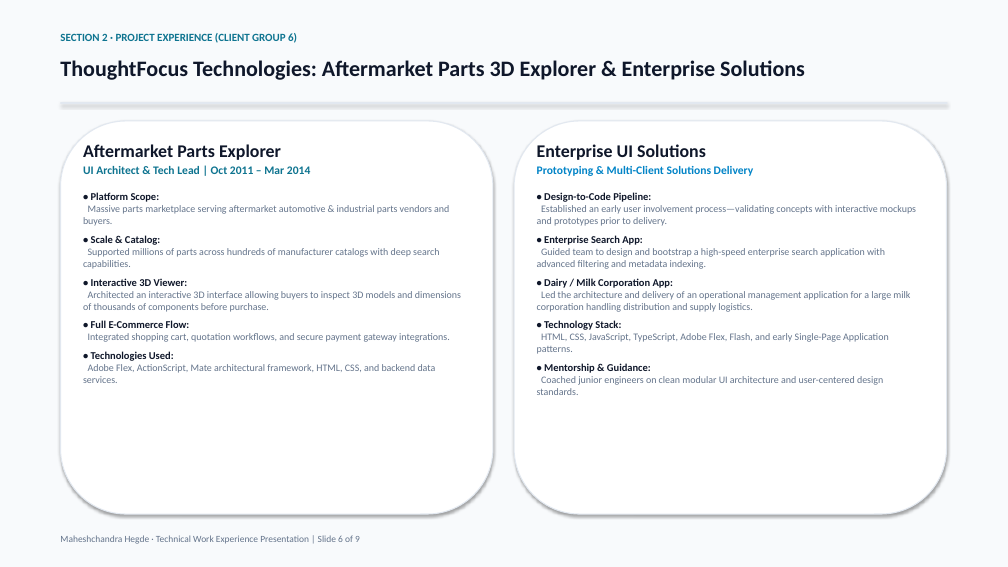
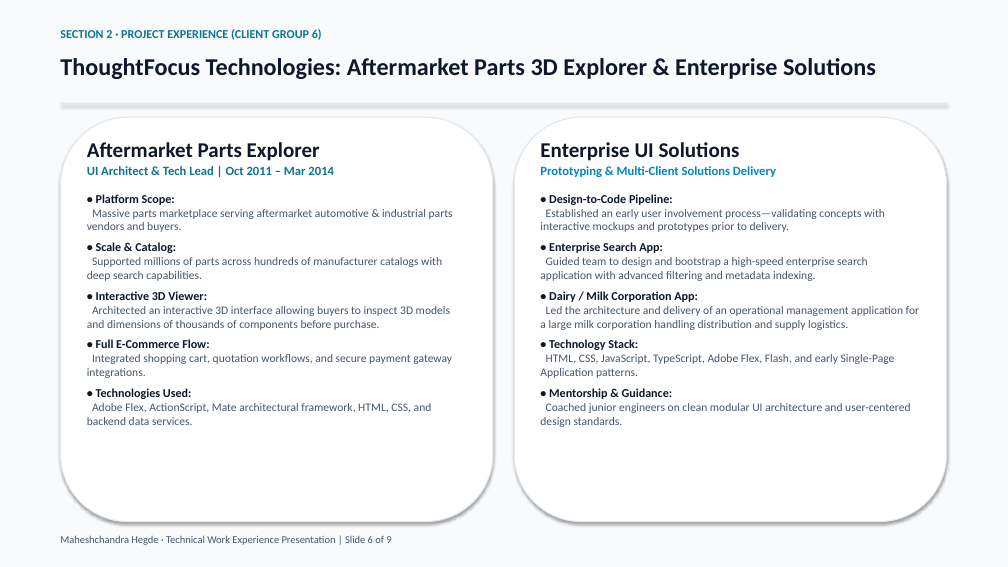
Before and after one commit to hegdemahesh/hegdemahesh.github.io, a slide deck: slide 6 of obayashi_it_presentation/Obayashi_Senior_Manager_IT_Presentation_Maheshchandra_Hegde.pptx. Drawn at 1008x567 pixels with LibreOffice and Linux fonts; fonts in the diff are those of the drawing. Boxes give left, top, right and bottom in pixels: in the first picture for what was removed or moved away, otherwise in the second. Text is boxed around its words. In the diff, an @@ line names an element or a change of style, - is before the commit and + after.

```diff
--- a/obayashi_it_presentation/Obayashi_Senior_Manager_IT_Presentation_Maheshchandra_Hegde.pptx
+++ b/obayashi_it_presentation/Obayashi_Senior_Manager_IT_Presentation_Maheshchandra_Hegde.pptx
@@ text "SECTION 2 · PROJECT EXPERIENCE ..." at [60,29,322,40]: size 10.5 to 11.5 pt @@
@@ text "ThoughtFocus Technologies: Aftermarket Parts 3D ..." at [60,58,876,79]: size 21 to 23 pt @@
@@ rounded rectangle: place and size @@
-rounded rectangle at [60,121,493,514]
+rounded rectangle at [60,117,493,522]
@@ rounded rectangle: place and size @@
-rounded rectangle at [514,121,947,514]
+rounded rectangle at [514,117,947,522]
@@ text "Aftermarket Parts Explorer" at [87,142,453,425]: size 17 to 20 pt in "Aftermarket Parts Explorer"; size 11 to 12 pt in "UI Architect & Tech Lead | Oct ..."; size 10 to 11.5 pt in "• Platform Scope:", "• Scale & Catalog:", "• Interactive 3D Viewer:", "• Full E-Commerce Flow:" and 1 more places; size 9.5 to 11 pt, text colour #64748B to #475569 in "Massive parts marketplace serving aftermarket automotive & ...", "Supported millions of parts across hundreds of ...", "Architected an interactive 3D interface allowing buyers ...", "Integrated shopping cart, quotation workflows, and secure ..." and 1 more places @@
@@ text "Enterprise UI Solutions" at [540,142,919,427]: size 17 to 20 pt in "Enterprise UI Solutions"; size 11 to 12 pt in "Prototyping & Multi-Client Solutions Delivery"; size 10 to 11.5 pt in "• Design-to-Code Pipeline:", "• Enterprise Search App:", "• Dairy / Milk Corporation App:", "• Technology Stack:" and 1 more places; size 9.5 to 11 pt, text colour #64748B to #475569 in "Established an early user involvement process—validating con ...", "Guided team to design and bootstrap a ...", "Led the architecture and delivery of an ...", "HTML, CSS, JavaScript, TypeScript, Adobe Flex, Flash, ..." and 1 more places @@
@@ text "Maheshchandra Hegde · Technical Work ..." at [60,535,391,545]: size 9 to 10 pt, text colour #64748B to #475569 @@
```
Also in this commit, not shown: 8 other slides changed, 4 other files.
